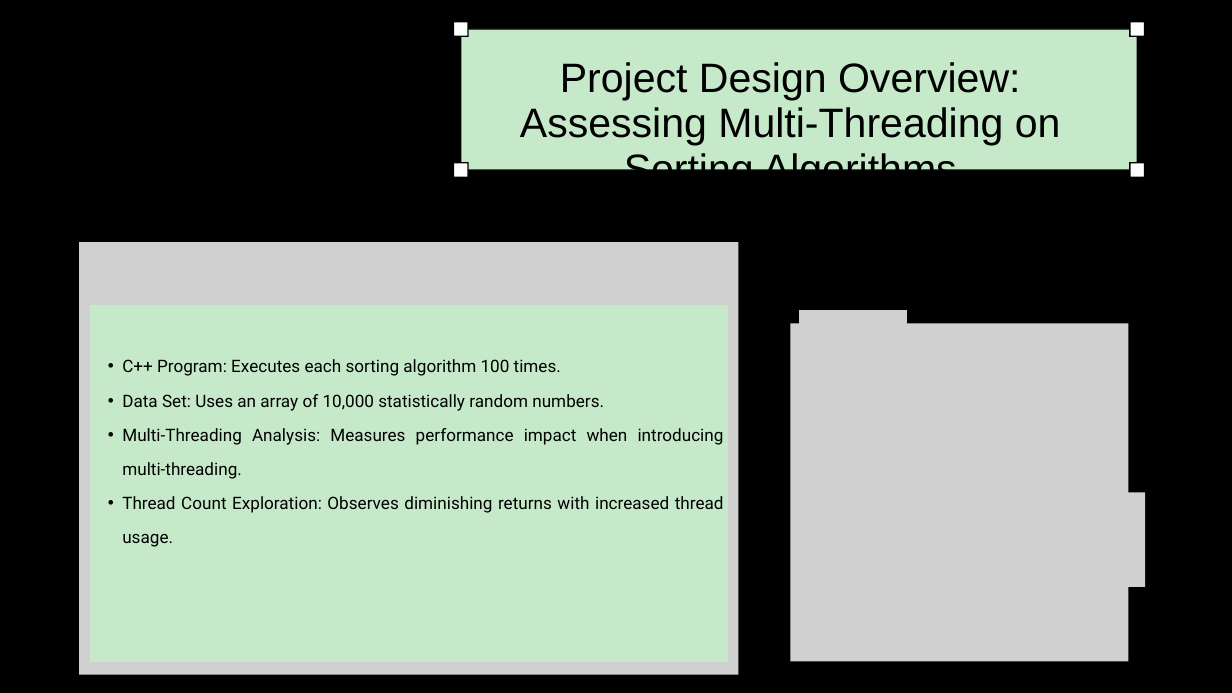
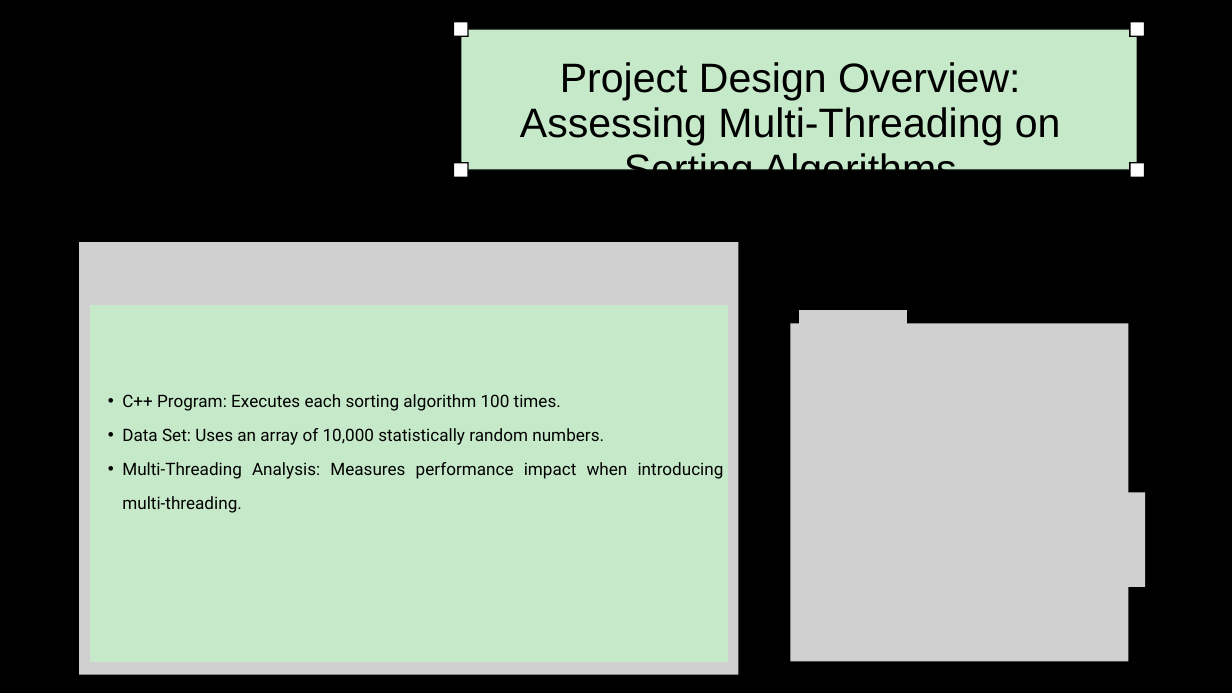
Before and after one commit to fraugho/Multithreaded-Sorting, a slide deck: slide 5 of Multithreaded Sorting Enhancing Performance through Concurrency.pptx. Drawn at 1232x693 pixels with LibreOffice and Linux fonts; fonts in the diff are those of the drawing; grey boxes stand for pictures. Boxes give left, top, right and bottom in pixels: in the first picture for what was removed or moved away, otherwise in the second. Text is boxed around its words. In the diff, an @@ line names an element or a change of style, - is before the commit and + after.

```diff
--- a/Multithreaded Sorting Enhancing Performance through Concurrency.pptx
+++ b/Multithreaded Sorting Enhancing Performance through Concurrency.pptx
@@ text at <box>122,496,724,547</box>: paragraph removed @@
-  • Thread Count Exploration: Observes diminishing returns with increased thread usage.
```
Also in this commit, not shown: 2 other slides changed, 1 slide added, 1 slide removed.
